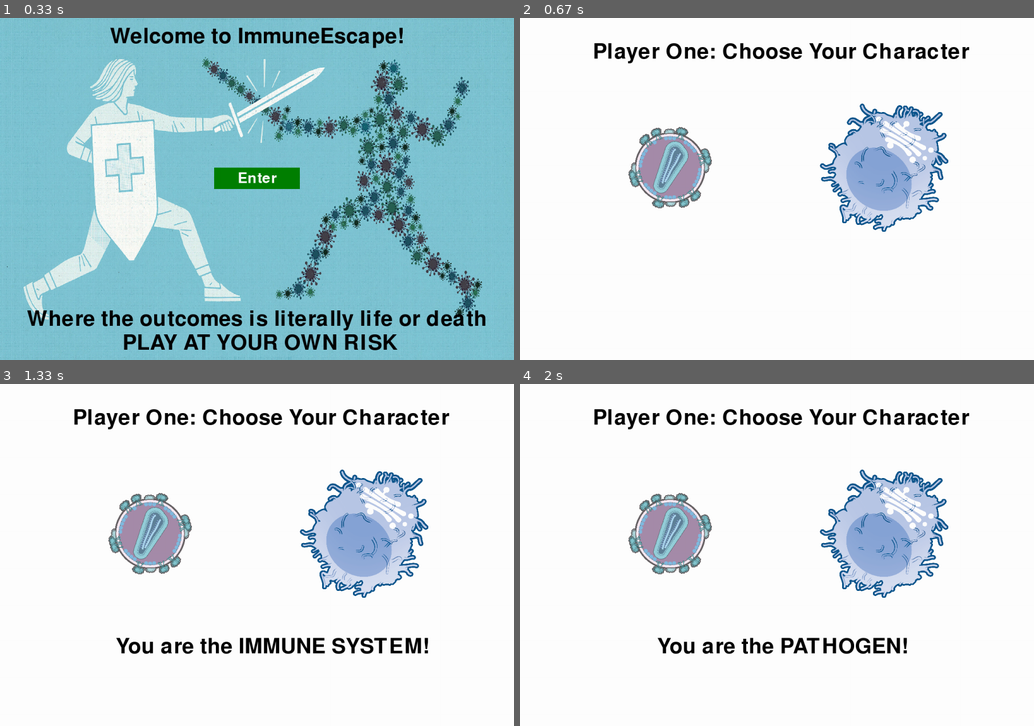
Above: before the commit, frames 1-4 (two rows, left to right).
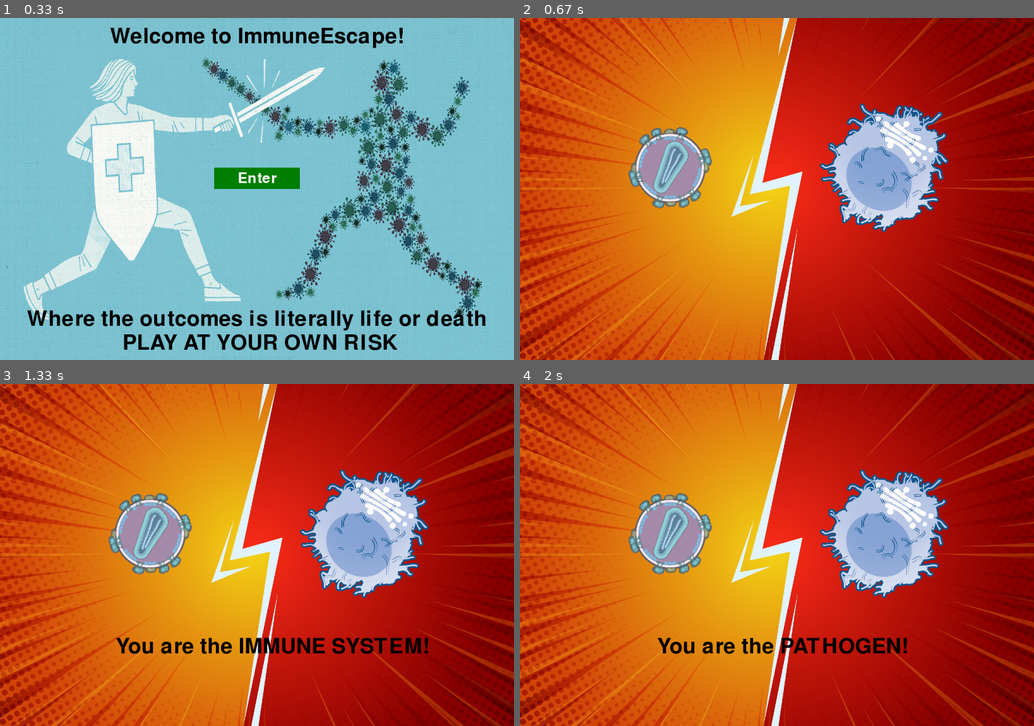
Above: after the commit, the same moments.

Repository: cmdcolin/ImmuneEscape
Game: pygame game, started from AR_test_game.py
Two runs of this game, one before a commit and one after it. Both use one fixed random seed, a clock stepped at 60 frames per second and the inputs below.
Inputs (mouse positions are in pixels of both pictures, inside the frame that each line leads up to):
- Up to frame 1 (0.33 s): no input
- Up to frame 2 (0.67 s): click "Enter" at 0.38 s
- Up to frame 3 (1.33 s): click (149, 534) at 0.72 s; click (364, 534) at 1.05 s
- Up to frame 4 (2 s): click (653, 558) at 1.38 s

Frame 1 is identical in both runs. In frame 2, 91% of the frame differs, in the area x 0-100%, y 0-100%; in frame 3, 90%; in frame 4, 91%.

Commit message:
added split screen image to character screen background

Diff:
--- a/AR_test_game.py
+++ b/AR_test_game.py
@@ -90,6 +90,8 @@
 bacteria_image = pygame.image.load('data/GramNegativeBacteria0001.png')
 virus_image = pygame.image.load('data/SARSCoV20003-purple.png')
 parasite_image = pygame.image.load('data/TrypanosomaCruzi0001.png')
+choose_character_background = pygame.image.load ('data/4851806.jpg')
+choose_character_background = pygame.transform.scale(choose_character_background, (width,height))
 pathogen_background = pygame.image.load('data/dark_image.jpg')
 pathogen_background = pygame.transform.scale(pathogen_background, (width, height))
 innate_image = pygame.image.load('data/NeutrophilNetosis0001.png')
@@ -166,10 +168,10 @@
     render_text_button("Choose your action:", font_medium, (255, 255, 255), 450, 200)
     player1_first_rect = render_text_button(f"a:{player_1_assigned['Action'][0]}", font_medium, (0,255,255), 100, 600) # Red
     player1_second_rect = render_text_button(f"s:{player_1_assigned['Action'][1]}", font_medium, (30, 144, 255), 100, 650) # Green
-    player1_thrid_rect = render_text_button(f"d:{player_1_assigned['Action'][2]}", font_medium,(0,0,128), 100, 700)
+    player1_thrid_rect = render_text_button(f"d:{player_1_assigned['Action'][2]}", font_medium,(0,206,209), 100, 700)
     player2_first_rect = render_text_button(f"UP:{player_2_assigned['Action'][0]}", font_medium, (144,238,144), 700, 600) # Red
     player2_second_rect = render_text_button(f"DOWN:{player_2_assigned['Action'][1]}", font_medium, (124, 252, 0), 700, 650) # Green
-    player2_thrid_rect = render_text_button(f"LEFT:{player_2_assigned['Action'][2]}", font_medium,(0,100,0), 700, 700)
+    player2_thrid_rect = render_text_button(f"LEFT:{player_2_assigned['Action'][2]}", font_medium,(60,179,113), 700, 700)
     screen.blit(player_1_assigned['Loaded_Image'],player_1_rect)
     screen.blit(player_2_assigned['Loaded_Image'],player_2_rect)
     if 'overlay_text' in globals() and overlay_text is not None:
@@ -630,7 +632,7 @@
             if enter_button.mouse(event):
                 current_state = character_screen
     if current_state == character_screen:
-        draw_character_screen()
+        screen.blit(choose_character_background, (0,0))
         pathogen = ClickableSprite(gen_pathogen,200,200)
         immune_system = ClickableSprite(immune_sys, 700,200)
         screen.blit(pathogen.image,pathogen.rect)
